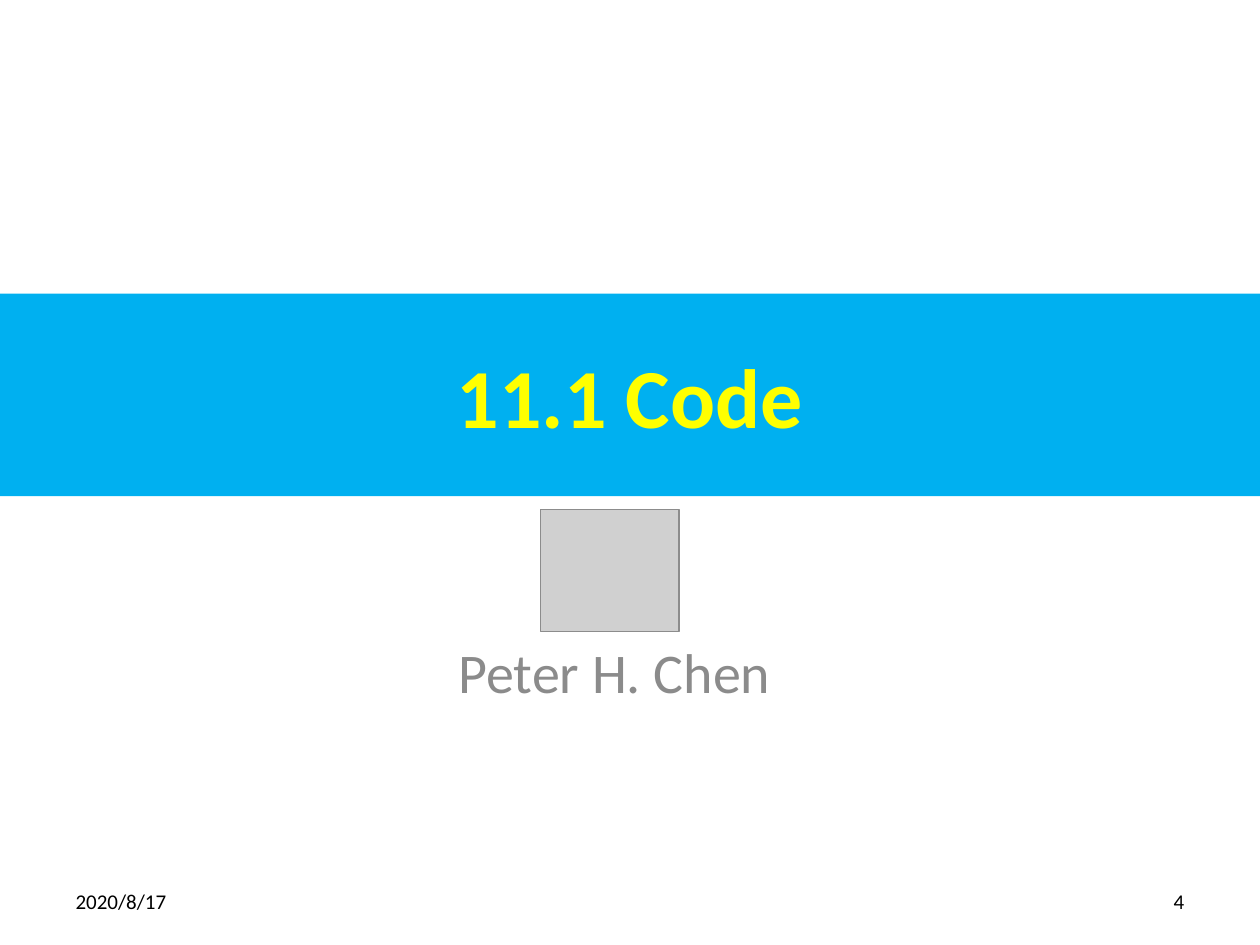
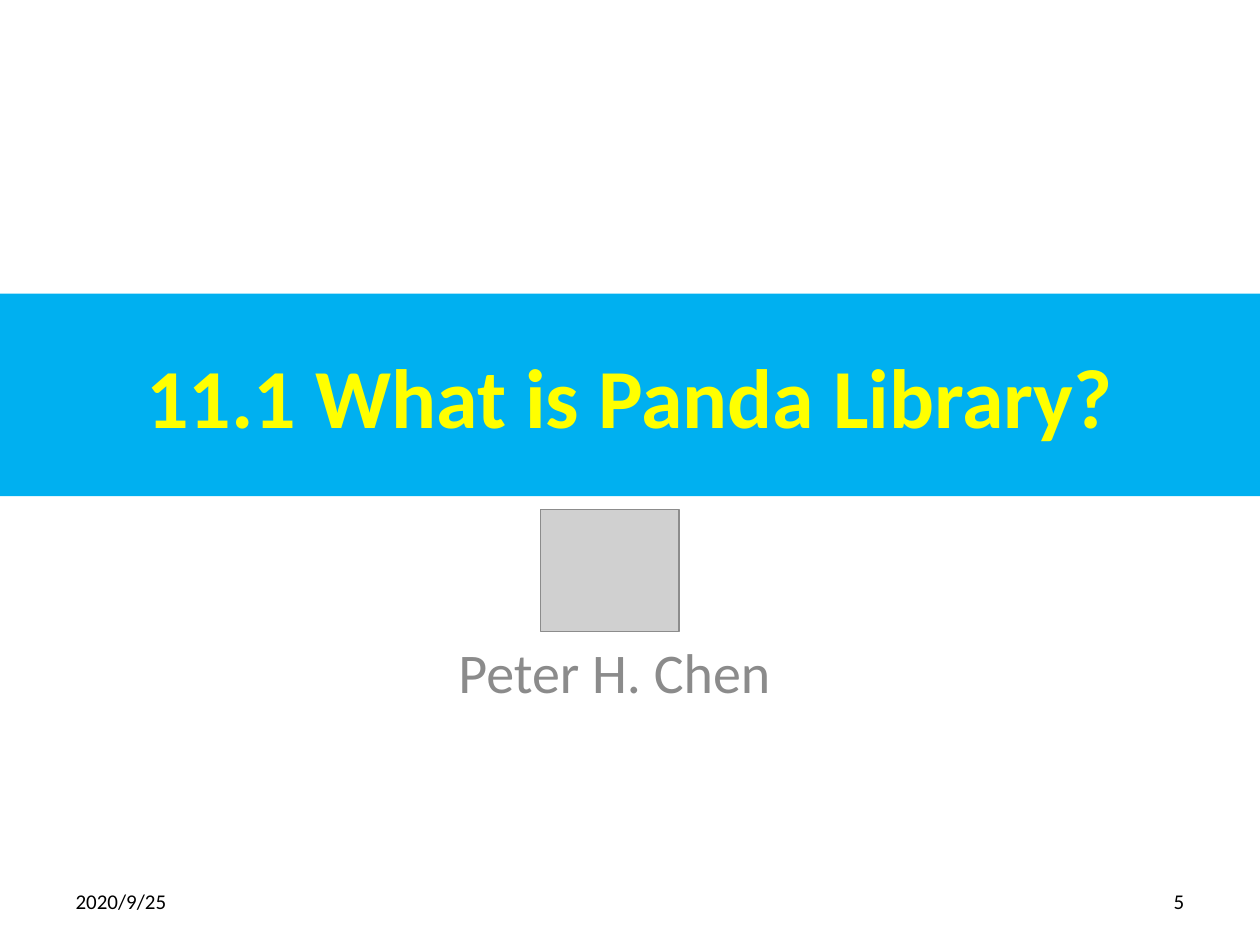
Before and after one commit to peterhchen/900_Python_ML_DS_DL, a slide deck: slide 5 of 011_PandaLibrary.pptx (slide 4 before the commit). Drawn at 1260x945 pixels with LibreOffice and Linux fonts; fonts in the diff are those of the drawing; grey boxes stand for pictures. Boxes give left, top, right and bottom in pixels: in the first picture for what was removed or moved away, otherwise in the second. Text is boxed around its words. In the diff, an @@ line names an element or a change of style, - is before the commit and + after.

```diff
--- a/011_PandaLibrary.pptx
+++ b/011_PandaLibrary.pptx
@@ title at (146,369,1112,442): text changed @@
-11.1 Code
+11.1 What is Panda Library?
@@ text at (76,894,167,910): text changed @@
-2020/8/17
+2020/9/25
@@ page number at (1174,895,1185,909): text changed @@
-4
+5
```
Also in this commit, not shown: 6 other slides changed, 36 slides added, 3 slides removed.
